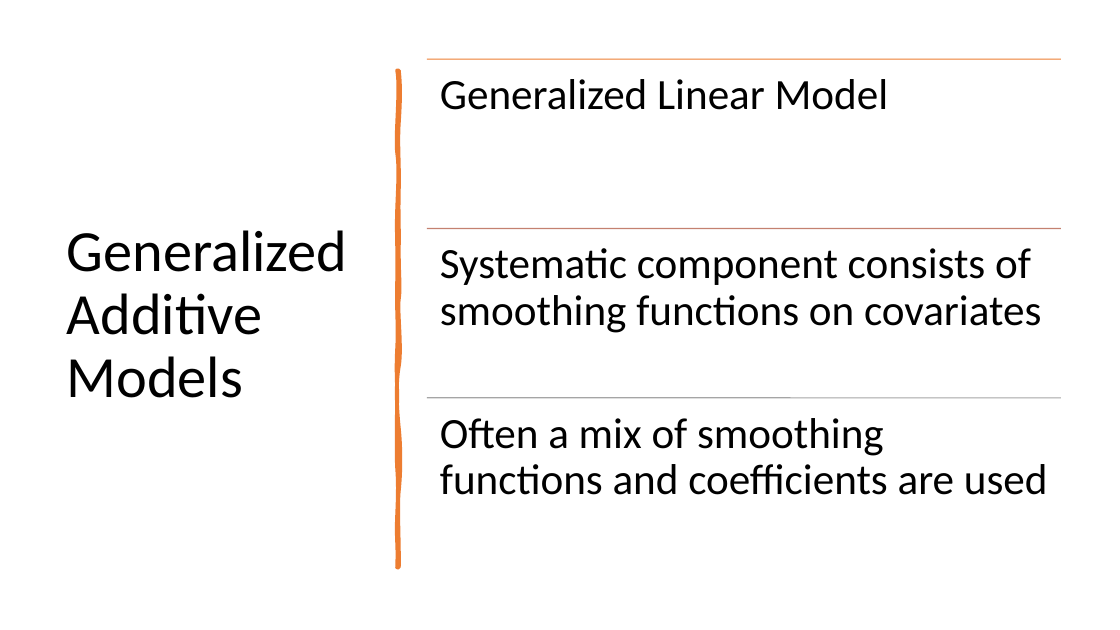
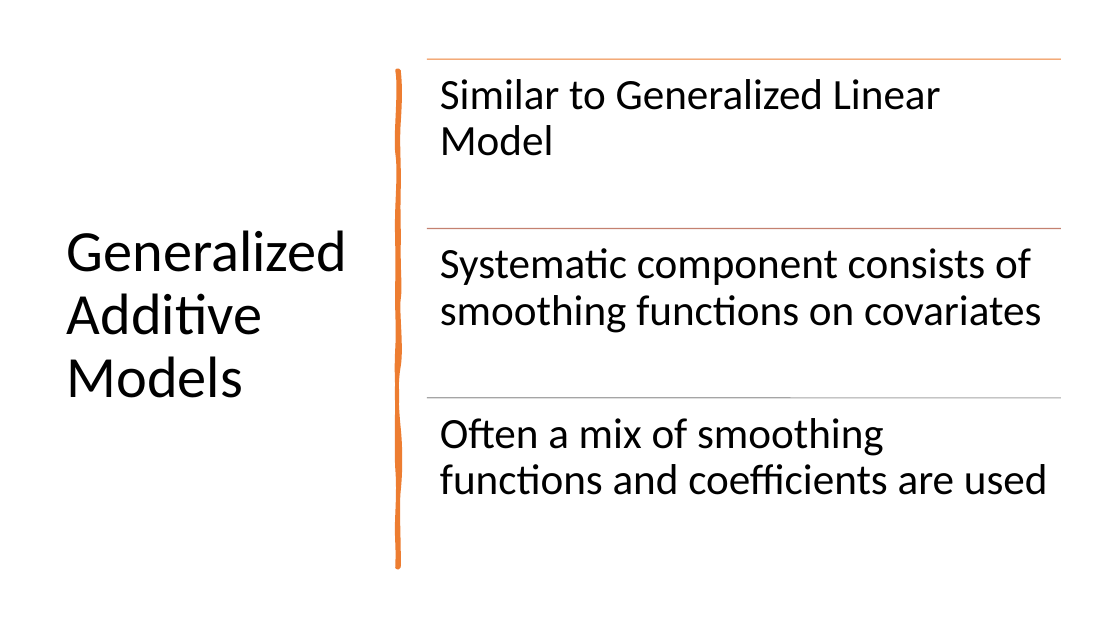
Before and after one commit to dteuscher1/Catcher-Framing, a slide deck: slide 5 of Framing_Presentation.pptx. Drawn at 1120x630 pixels with LibreOffice and Linux fonts; fonts in the diff are those of the drawing. Boxes give left, top, right and bottom in pixels: in the first picture for what was removed or moved away, otherwise in the second. Text is boxed around its words. In the diff, an @@ line names an element or a change of style, - is before the commit and + after.

```diff
--- a/Framing_Presentation.pptx
+++ b/Framing_Presentation.pptx
@@ text at <box>440,79,941,156</box>: text changed @@
-Generalized Linear Model
+Similar to Generalized Linear Model
```
Also in this commit, not shown: 1 other file.
